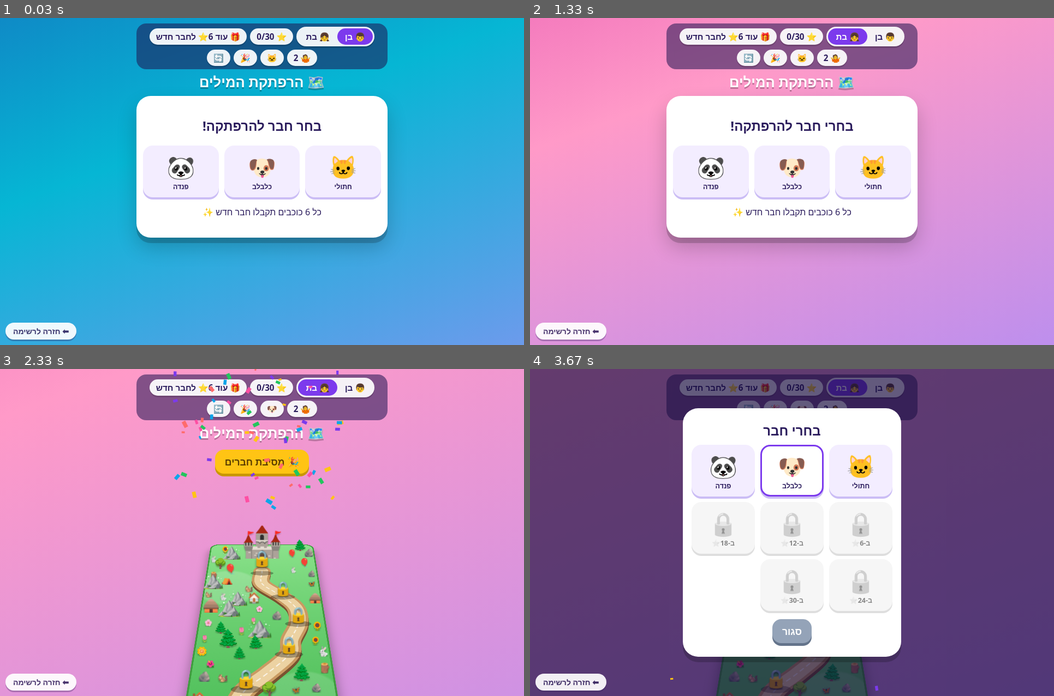
Above: before the commit, frames 1-4 (two rows, left to right).
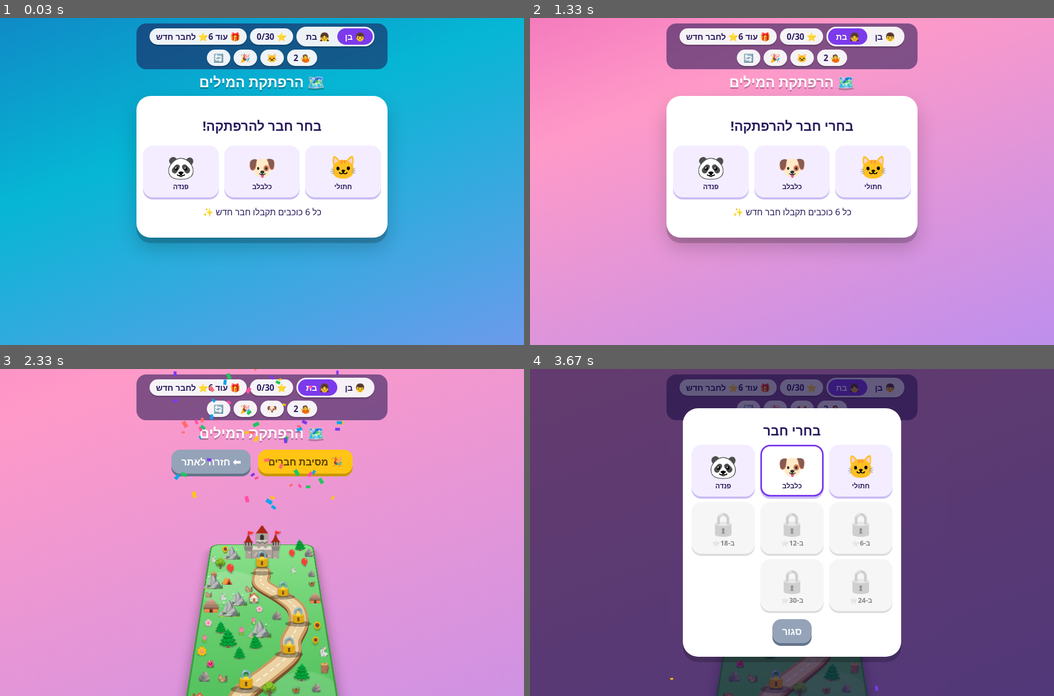
Above: after the commit, the same moments.

Repository: eladgl-dot/games
Game: browser game, page words-adventure/index.html
Two runs of this game, one before a commit and one after it. Both use one fixed random seed, a clock stepped at 60 frames per second and the inputs below.
Inputs:
- Up to frame 1 (0.03 s): no input
- Up to frame 2 (1.33 s): click "👧 בת" at 1.27 s
- Up to frame 3 (2.33 s): tap Enter at 1.52 s; click "🐶 כלבלב" at 2.02 s
- Up to frame 4 (3.67 s): click "🐶" at 2.77 s; click "🔒 ב-6⭐" at 3.52 s

The runs differ from the first frame. In frame 1, 0.7% of the frame differs, in the area x 1-15%, y 93-99%; in frame 2, 0.7%; in frame 3, 2.8%, in the area x 1-68%, y 24-99%; in frame 4, 0.7%.

Commit message:
Move back button to map/menu screens, rename to back to site

Diff:
--- a/math-adventure/index.html
+++ b/math-adventure/index.html
@@ -402,7 +402,7 @@
 #qtools .tbtn{padding:8px 11px;font-size:14px}
 </style>
 </head>
-<body><a id="backToList" href="../#grade6" title="חזרה לרשימת המשחקים">⬅ חזרה לרשימה</a><style>#backToList{position:fixed;left:10px;bottom:10px;z-index:100;padding:6px 14px;border-radius:999px;background:#fff;color:#3a2a63;font:bold 14px "Varela Round","Segoe UI",Arial,sans-serif;text-decoration:none;box-shadow:0 3px 0 rgba(58,42,99,.35);opacity:.92}#backToList:hover,#backToList:focus-visible{opacity:1;outline:3px solid #ffd23f}</style>
+<body>
 <div class="bg" id="bg"></div>
 <div id="flash"></div>
 <canvas id="confetti"></canvas>
@@ -430,6 +430,7 @@
     <div class="worlds" id="worlds"></div>
     <div class="homebtns">
       <button class="tbtn" id="resetBtn">🔄 הרפתקה חדשה</button>
+      <button class="tbtn grey" id="siteBtn" onclick="location.href='../#grade6'">⬅ חזרה לאתר</button>
     </div>
   </div>
 
--- a/smichut/index.html
+++ b/smichut/index.html
@@ -159,7 +159,7 @@
 .c7{background:linear-gradient(135deg,#ff6bd6,#c13cff)}
 </style>
 </head>
-<body><a id="backToList" href="../#grade6" title="חזרה לרשימת המשחקים">⬅ חזרה לרשימה</a><style>#backToList{position:fixed;left:10px;bottom:10px;z-index:100;padding:6px 14px;border-radius:999px;background:#fff;color:#3a2a63;font:bold 14px "Varela Round","Segoe UI",Arial,sans-serif;text-decoration:none;box-shadow:0 3px 0 rgba(58,42,99,.35);opacity:.92}#backToList:hover,#backToList:focus-visible{opacity:1;outline:3px solid #ffd23f}</style>
+<body>
 <div class="bg" id="bg"></div>
 <div id="flash"></div>
 <canvas id="confetti"></canvas>
@@ -186,6 +186,7 @@
       <button class="tile c7 hot" data-mode="5"><span class="diff hotdiff">🔥 הכי קשה</span><span class="em">🎓</span><b>שאלות על החוקים</b><small>הגדרות והסברים</small><span class="cnt" data-cnt="5"></span></button>
       <button class="tile c4" data-mode="0"><span class="diff">🎲 הפתעה</span><span class="em">🎲</span><b>מיקס אקראי</b><small>קצת מכל משחק</small><span class="cnt" data-cnt="0"></span></button>
     </div>
+    <div style="text-align:center;margin:14px 0 4px"><button id="siteBtn" onclick="location.href='../#grade6'" style="border:0;border-radius:99px;background:#fff;color:var(--ink);font-weight:bold;font-size:15px;padding:9px 18px;box-shadow:0 4px 0 #0002">⬅ חזרה לאתר</button></div>
   </div>
 
   <!-- הסבר -->
--- a/words-adventure/index.html
+++ b/words-adventure/index.html
@@ -182,7 +182,7 @@
 canvas#fx { position: fixed; inset: 0; pointer-events: none; z-index: 30; }
 </style>
 </head>
-<body><a id="backToList" href="../#grade6" title="חזרה לרשימת המשחקים">⬅ חזרה לרשימה</a><style>#backToList{position:fixed;left:10px;bottom:10px;z-index:100;padding:6px 14px;border-radius:999px;background:#fff;color:#3a2a63;font:bold 14px "Varela Round","Segoe UI",Arial,sans-serif;text-decoration:none;box-shadow:0 3px 0 rgba(58,42,99,.35);opacity:.92}#backToList:hover,#backToList:focus-visible{opacity:1;outline:3px solid #ffd23f}</style>
+<body>
 <canvas id="fx"></canvas>
 <div class="wrap">
   <div id="top">
@@ -208,7 +208,7 @@
       אפשר לחזור לשלבים ולאסוף עוד כוכבים, או להתחיל הרפתקה חדשה.<br>
       <button class="green" id="bannerNew">🆕 הרפתקה חדשה</button>
     </div>
-    <div id="mapBtns"><button class="gold" id="partyBtn">🎉 מסיבת חברים</button></div>
+    <div id="mapBtns"><button class="gold" id="partyBtn">🎉 מסיבת חברים</button> <button class="grey" id="siteBtn" onclick="location.href='../#grade6'">⬅ חזרה לאתר</button></div>
     <div class="scene"><div class="plane" id="plane"><svg id="road" viewBox="0 0 400 1500" preserveAspectRatio="none"></svg></div></div>
   </section>
 
